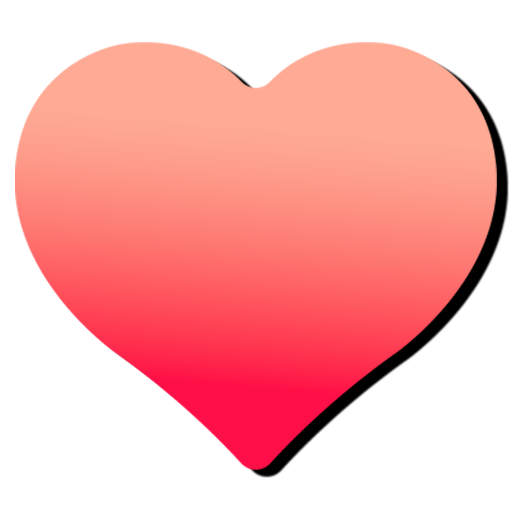
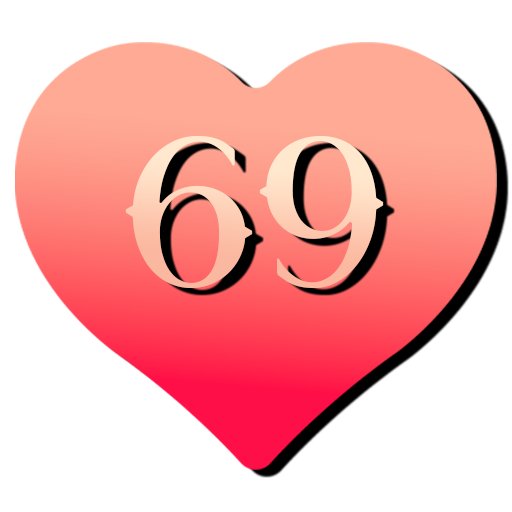
Comparing the layer stacks of the two w=512, h=512 images. Changes:
renamed "100" to "69", showed it, painted on it over 125, 136, 396, 296
